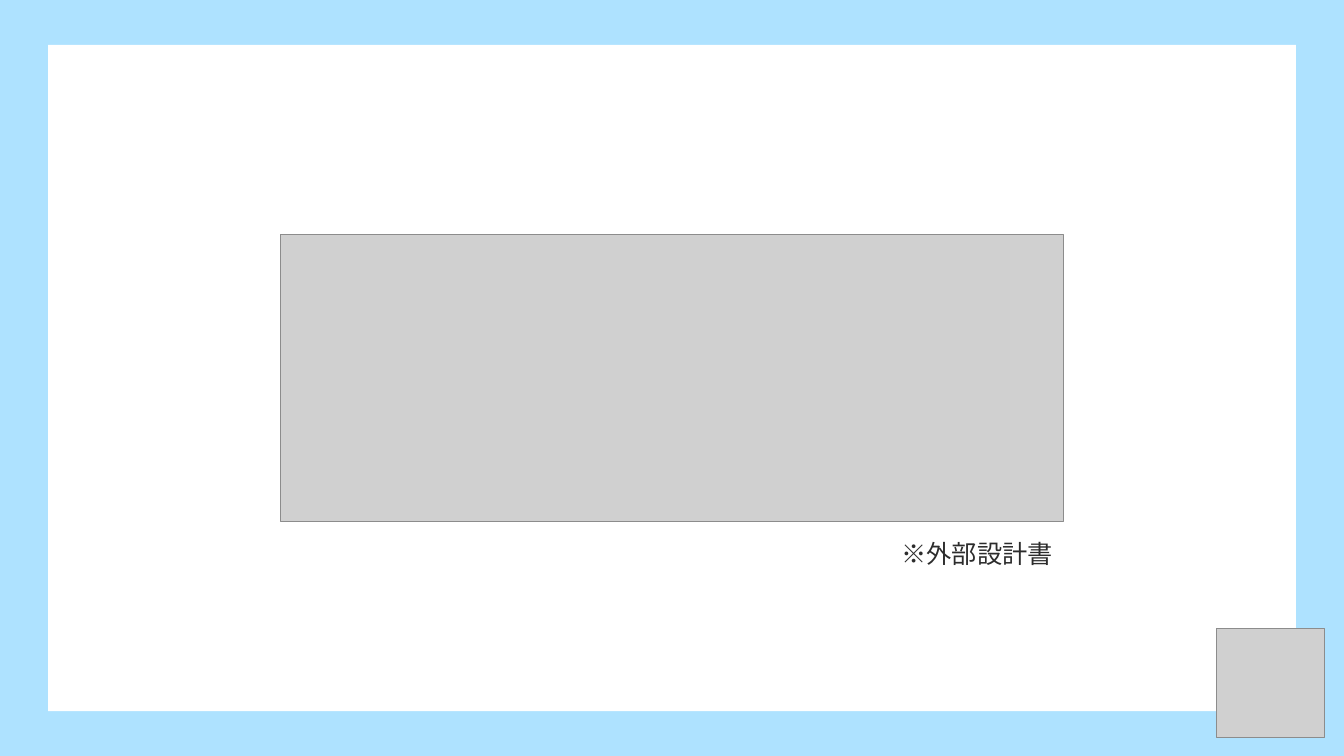
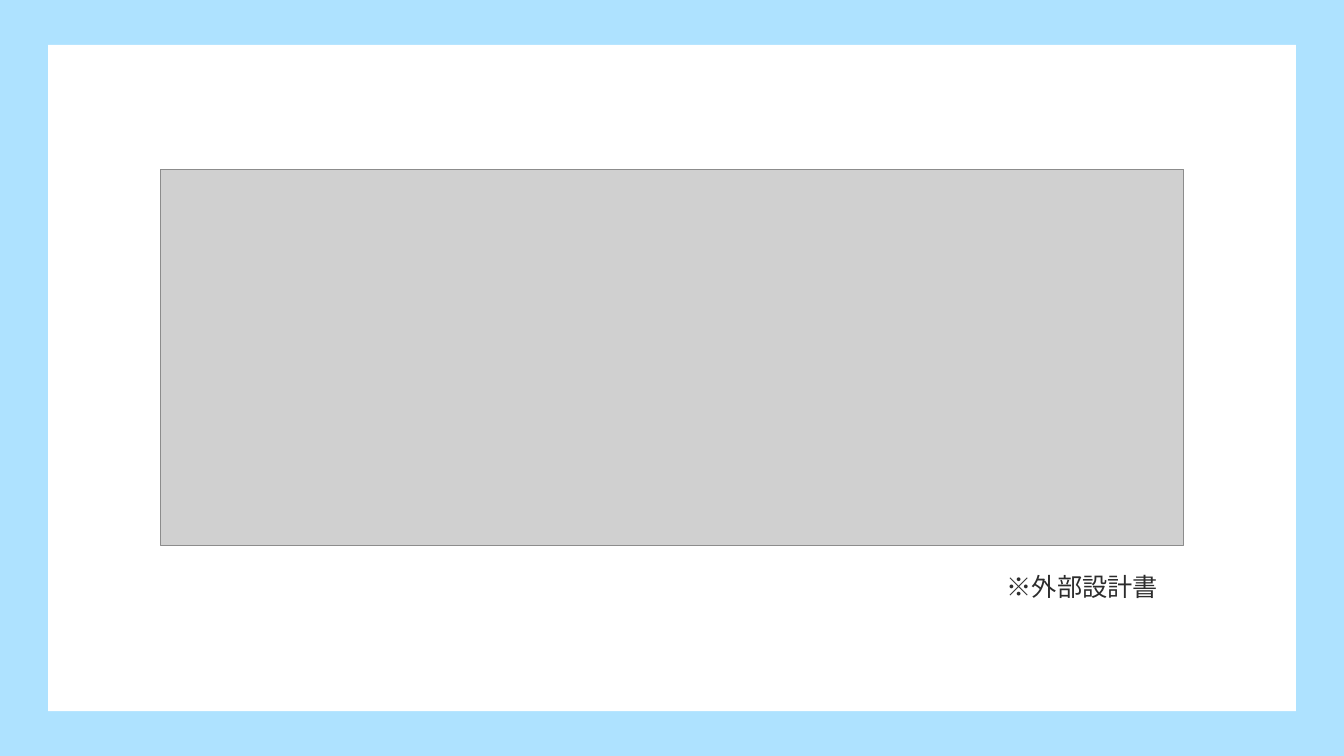
Before and after one commit to dojo2023/D-1, a slide deck: slide 12 of doc/発表資料.pptx (slide 9 before the commit). Drawn at 1344x756 pixels with LibreOffice and Linux fonts; fonts in the diff are those of the drawing; grey boxes stand for pictures. Boxes give left, top, right and bottom in pixels: in the first picture for what was removed or moved away, otherwise in the second. Text is boxed around its words. In the diff, an @@ line names an element or a change of style, - is before the commit and + after.

```diff
--- a/doc/発表資料.pptx
+++ b/doc/発表資料.pptx
@@ picture: place and size @@
-picture at <box>281,234,1064,522</box>
+picture at <box>160,169,1184,545</box>
@@ text "※外部設計書": place and size @@
-text "※外部設計書" at <box>901,541,1052,565</box>
+text "※外部設計書" at <box>1007,574,1158,598</box>
@@ picture removed at <box>1217,629,1326,738</box> @@
```
Also in this commit, not shown: 7 other slides changed, 3 slides added.
